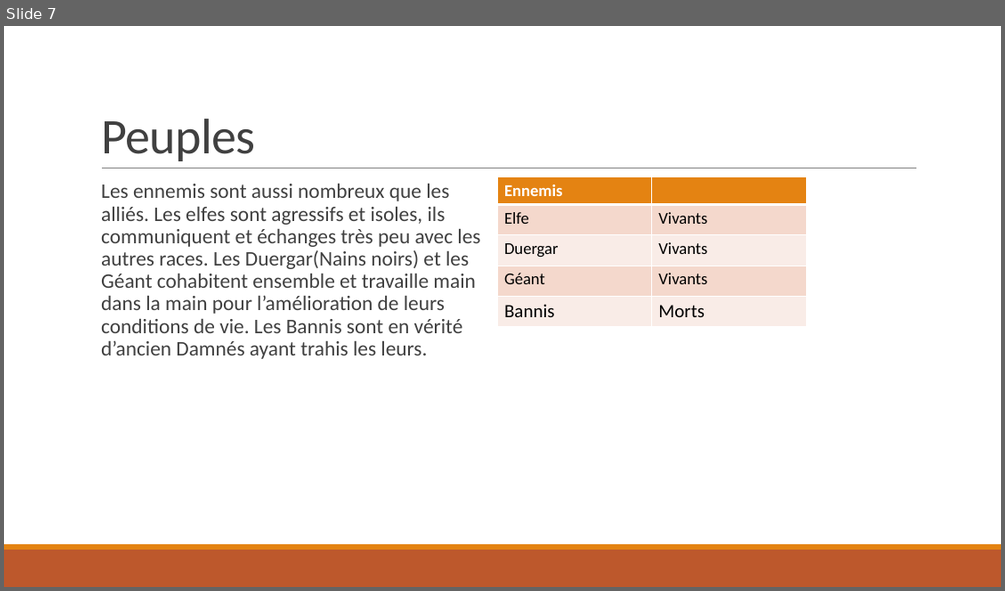
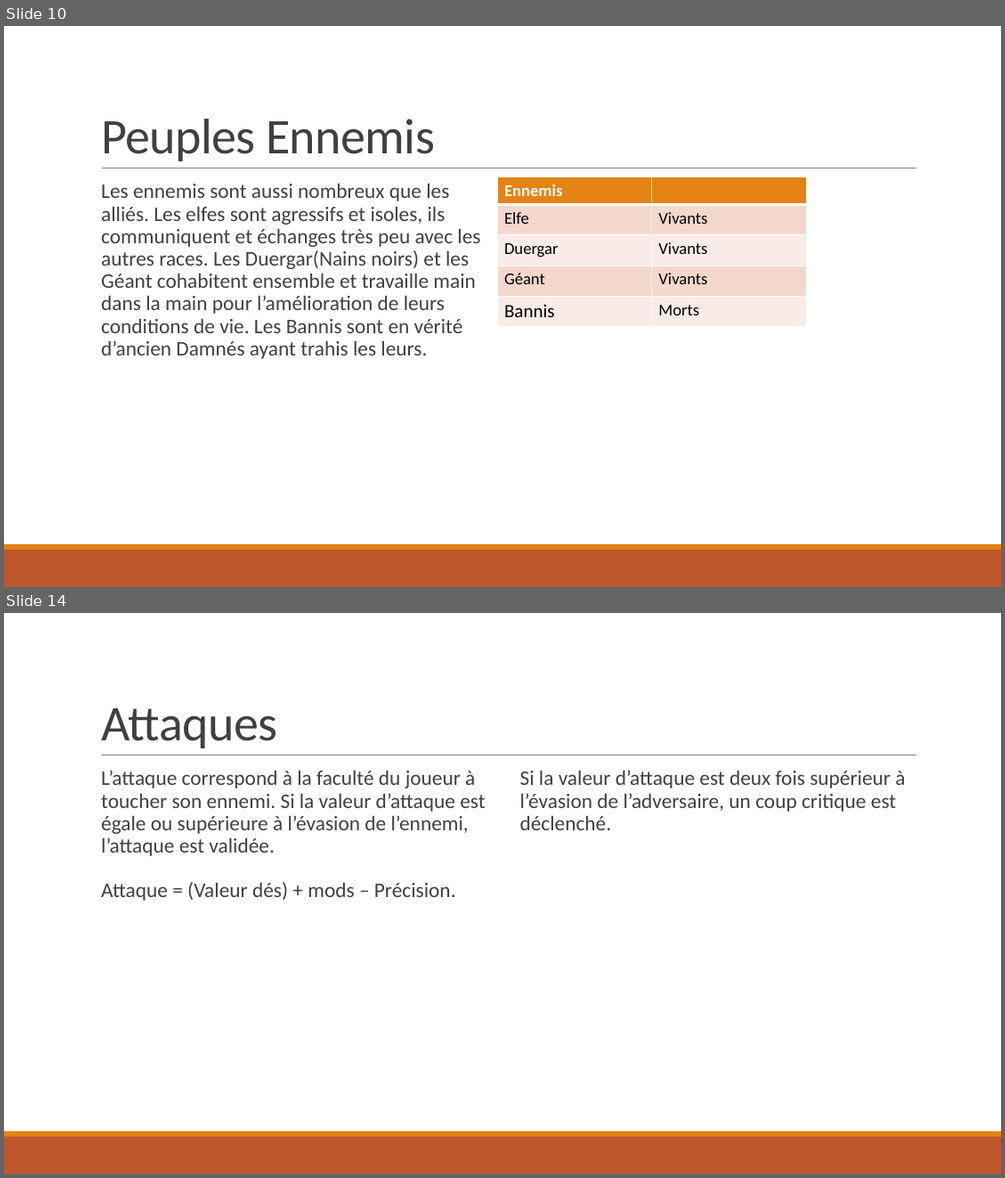
Before and after one commit to NCarrez/JdR-DeadSpells, a slide deck: 00 - Presentation.pptx. Shown one above the other, each under a label of ours: slide 7 before the commit, slides 10 and 14 after it; the slides between them are not shown. The pictures are 1005x591 and 1005x1178 pixels, drawn with LibreOffice and Linux fonts; fonts in the diff are those of the drawing. Boxes give left, top, right and bottom in pixels: in the first picture for what was removed or moved away, otherwise in the second. Text is boxed around its words. In the diff, an @@ line names an element or a change of style, - is before the commit and + after.

```diff
--- a/00 - Presentation.pptx
+++ b/00 - Presentation.pptx
@@ slide 14 added at bbox=[4, 613, 1001, 1174], background #FFFFFF; not listed: 3 template elements that a slide beside it also shows @@
@@ title added at bbox=[101, 708, 277, 748], 48 pt, text #404040 @@
+Attaques
@@ text added at bbox=[101, 770, 485, 900], 20 pt, text #404040 @@
+  L’attaque correspond à la faculté du joueur à toucher son ennemi. Si la valeur d’attaque est égale ou supérieure à l’évasion de l’ennemi, l’attaque est validée.
+  Attaque = (Valeur dés) + mods – Précision.
@@ text added at bbox=[520, 770, 905, 830], 20 pt, text #404040 @@
+  Si la valeur d’attaque est deux fois supérieur à l’évasion de l’adversaire, un coup critique est déclenché.
@@ what was slide 7 is now slide 10 @@
@@ slide 10 changed as well @@
@@ title at bbox=[101, 119, 435, 161]: text changed @@
-Peuples
+Peuples Ennemis
@@ table at bbox=[498, 177, 806, 326] @@
@@ size 18 to 16 pt in "Morts" @@
```
Also in this commit, not shown: 8 other slides changed, 5 other slides added, 5 slides removed.
